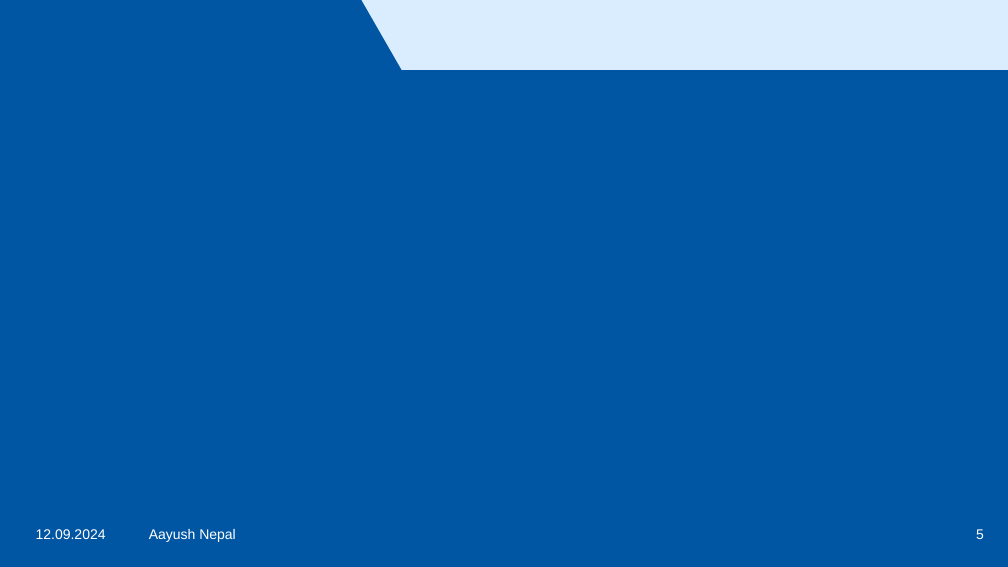
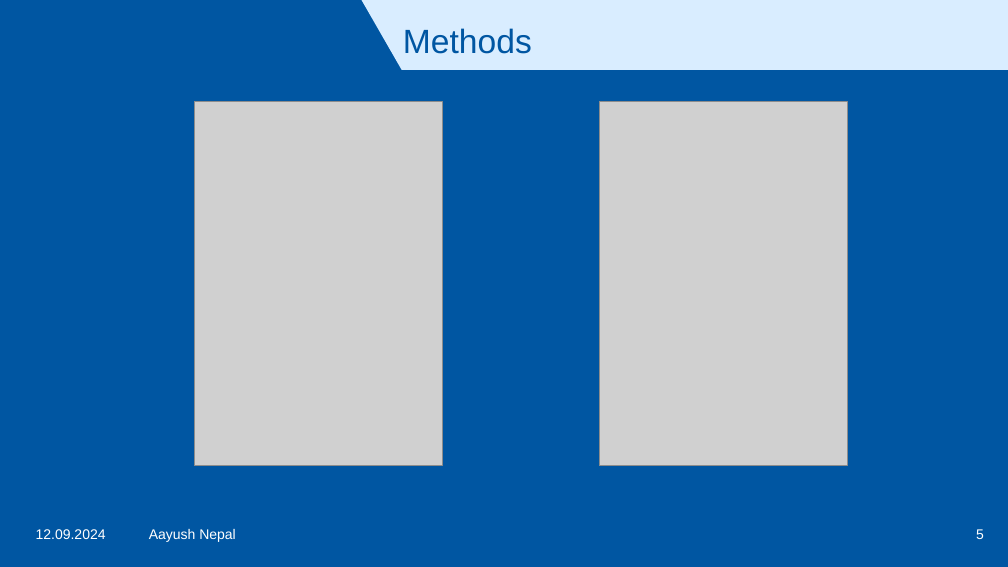
Before and after one commit to nepalaayush/thesis_new, a slide deck: slide 5 of symposium+defense/idir_symposium_nepal.pptx. Drawn at 1008x567 pixels with LibreOffice and Linux fonts; fonts in the diff are those of the drawing; grey boxes stand for pictures; background and template pictures are left out. Boxes give left, top, right and bottom in pixels: in the first picture for what was removed or moved away, otherwise in the second. Text is boxed around its words. In the diff, an @@ line names an element or a change of style, - is before the commit and + after.

Commit message:
added some figures to methods

```diff
--- a/symposium+defense/idir_symposium_nepal.pptx
+++ b/symposium+defense/idir_symposium_nepal.pptx
@@ title added at [403, 28, 532, 54], 24 pt, text #0056A2 @@
+Methods
@@ picture added at [195, 101, 443, 466] @@
@@ picture added at [599, 101, 847, 466] @@
```
Also in this commit, not shown: 1 slide added, 7 other files.
